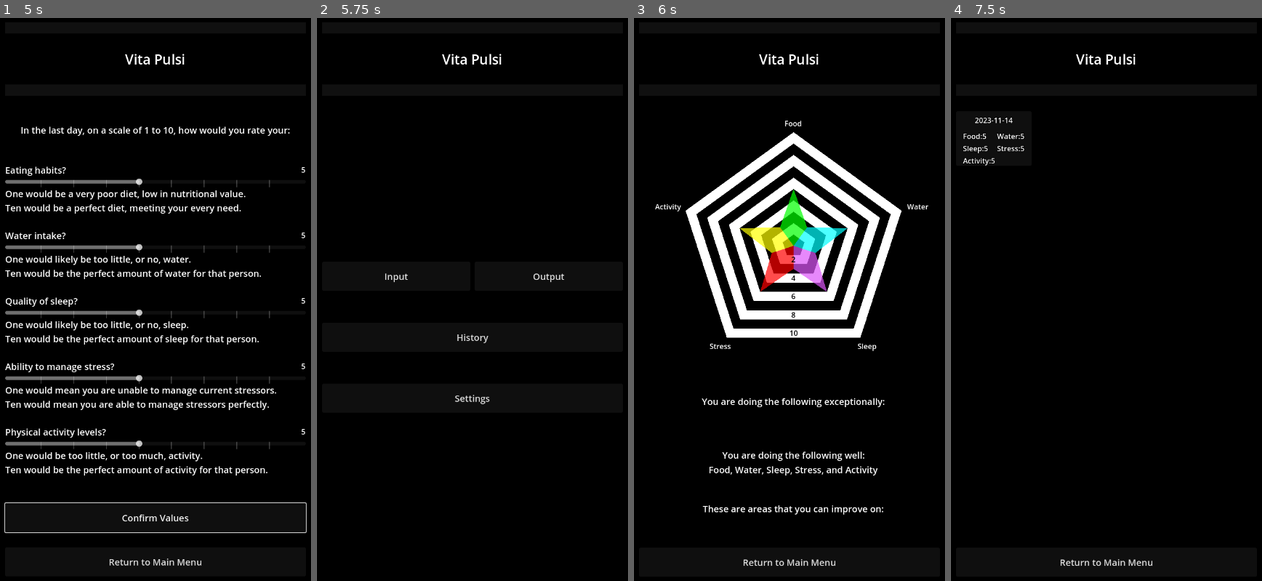
Above: before the commit, frames 1-4 (left to right).
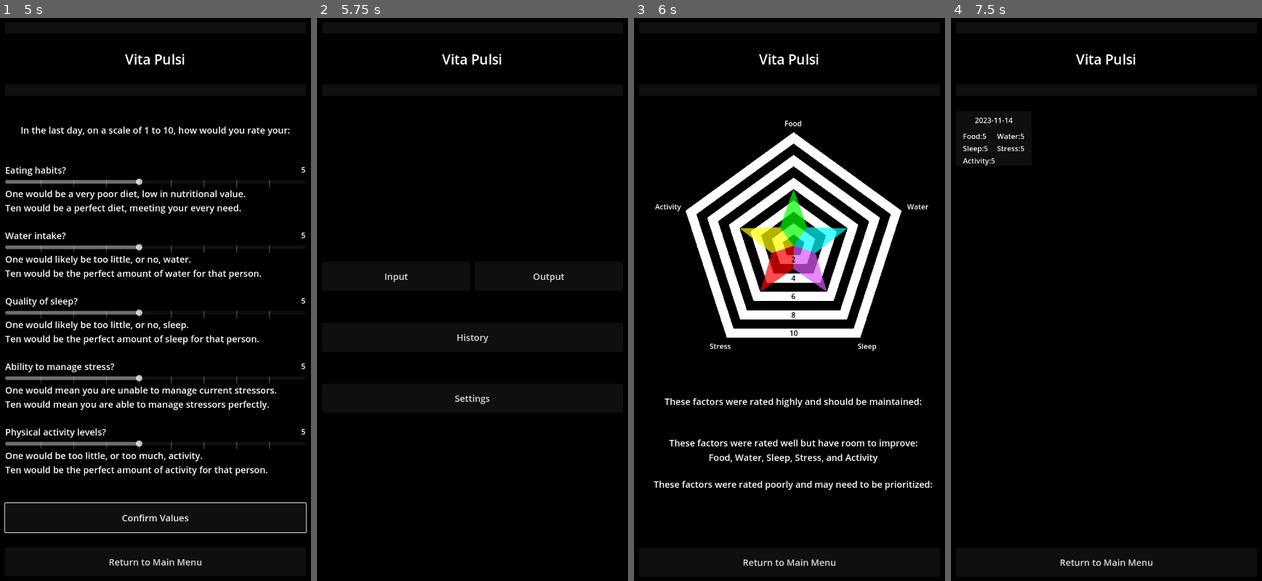
Above: after the commit, the same moments.

Repository: Thorqs/VitaPulsi
Game: Godot game, scene res://control.tscn
Two runs of this game, one before a commit and one after it. Both use one fixed random seed, a clock stepped at 60 frames per second and the inputs below.
Inputs:
- Up to frame 1 (5 s): click "Input" at 0.5 s; click "Confirm Values" at 1.25 s; click "Confirm Values" at 2 s; click "Confirm" at 2.75 s; click "Confirm Values" at 3.5 s; click "Confirm" at 4.25 s
- Up to frame 2 (5.75 s): click "Return to Main Menu" at 5 s
- Up to frame 3 (6 s): click "Output" at 5.75 s
- Up to frame 4 (7.5 s): click "Return to Main Menu" at 6.5 s; click "History" at 7.25 s

Frames 1-2 are identical in both runs. In frame 3, 2.7% of the frame differs, in the area x 6-96%, y 67-89%; in frame 4, nothing differs.

Commit message:
Output wording
Changed wording and spacing on output page.

Diff:
--- a/control.tscn
+++ b/control.tscn
@@ -769,7 +769,7 @@
 [node name="WYDW_Q_Label" type="Label" parent="Panel/HBox/VBox/Output/VBoxContainer"]
 layout_mode = 2
 theme_override_font_sizes/font_size = 20
-text = "You are doing the following exceptionally:"
+text = "These factors were rated highly and should be maintained:"
 horizontal_alignment = 1
 vertical_alignment = 1
 
@@ -782,13 +782,10 @@
 [node name="WYDW_Spacer" type="Label" parent="Panel/HBox/VBox/Output/VBoxContainer"]
 layout_mode = 2
 
-[node name="WYDW_Spacer2" type="Label" parent="Panel/HBox/VBox/Output/VBoxContainer"]
-layout_mode = 2
-
 [node name="WYDOK_Q_Label" type="Label" parent="Panel/HBox/VBox/Output/VBoxContainer"]
 layout_mode = 2
 theme_override_font_sizes/font_size = 20
-text = "You are doing the following well:"
+text = "These factors were rated well but have room to improve:"
 horizontal_alignment = 1
 vertical_alignment = 1
 
@@ -801,13 +798,10 @@
 [node name="WYDOK_Spacer" type="Label" parent="Panel/HBox/VBox/Output/VBoxContainer"]
 layout_mode = 2
 
-[node name="WYDOK_Spacer2" type="Label" parent="Panel/HBox/VBox/Output/VBoxContainer"]
-layout_mode = 2
-
 [node name="WYDP_Q_Label" type="Label" parent="Panel/HBox/VBox/Output/VBoxContainer"]
 layout_mode = 2
 theme_override_font_sizes/font_size = 20
-text = "These are areas that you can improve on:"
+text = "These factors were rated poorly and may need to be prioritized:"
 horizontal_alignment = 1
 vertical_alignment = 1
 
@@ -818,10 +812,6 @@
 vertical_alignment = 1
 
 [node name="WYDP_Spacer" type="Label" parent="Panel/HBox/VBox/Output/VBoxContainer"]
-custom_minimum_size = Vector2(0, 65)
-layout_mode = 2
-
-[node name="WYDP_Spacer2" type="Label" parent="Panel/HBox/VBox/Output/VBoxContainer"]
 custom_minimum_size = Vector2(0, 65)
 layout_mode = 2
 
